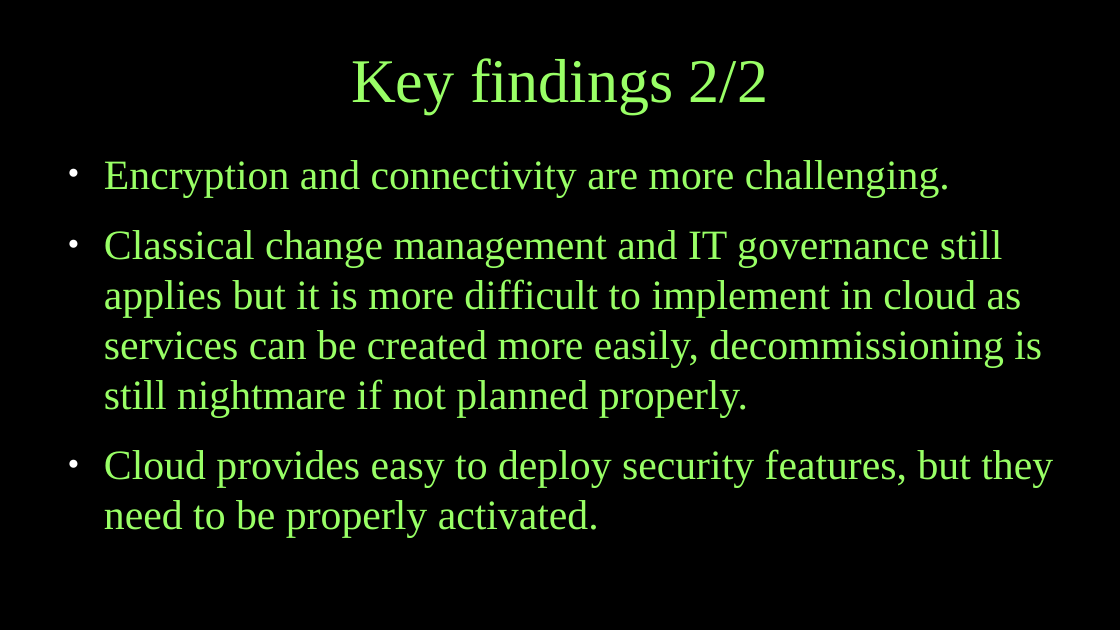
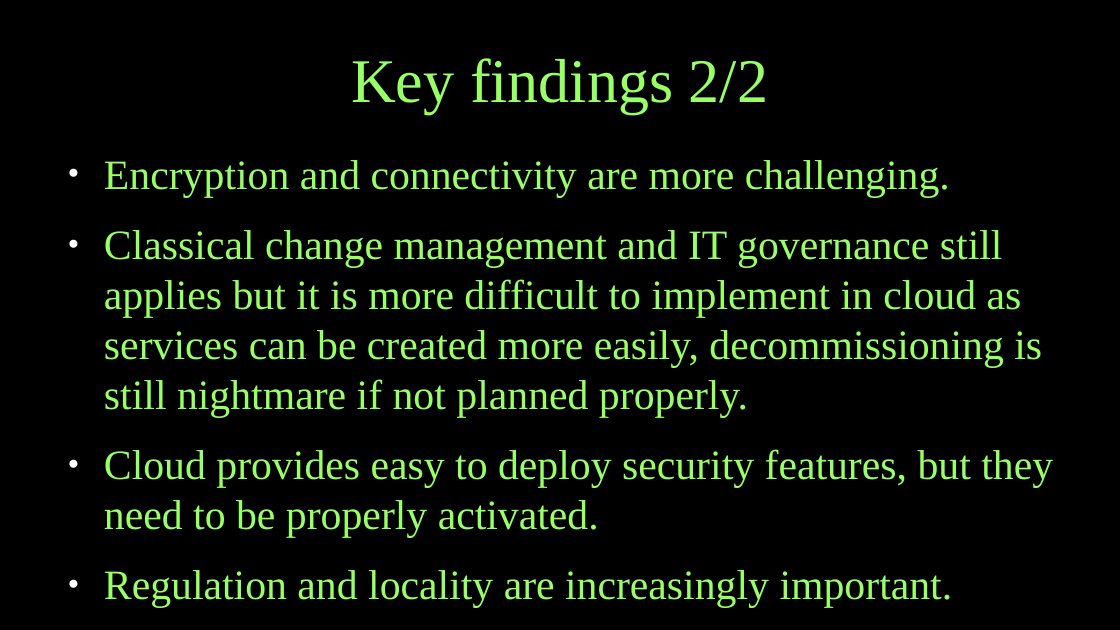
Before and after one commit to kissavideot/thesis, a slide deck: slide 7 of thesis_seminar.odp. Drawn at 1120x630 pixels with LibreOffice and Linux fonts; fonts in the diff are those of the drawing. Boxes give left, top, right and bottom in pixels: in the first picture for what was removed or moved away, otherwise in the second. Text is boxed around its words. In the diff, an @@ line names an element or a change of style, - is before the commit and + after.

```diff
--- a/thesis_seminar.odp
+++ b/thesis_seminar.odp
@@ text at box(104, 570, 953, 608): paragraph added @@
+● Regulation and locality are increasingly important.
```
Also in this commit, not shown: 1 other slide changed, 1 other file.
